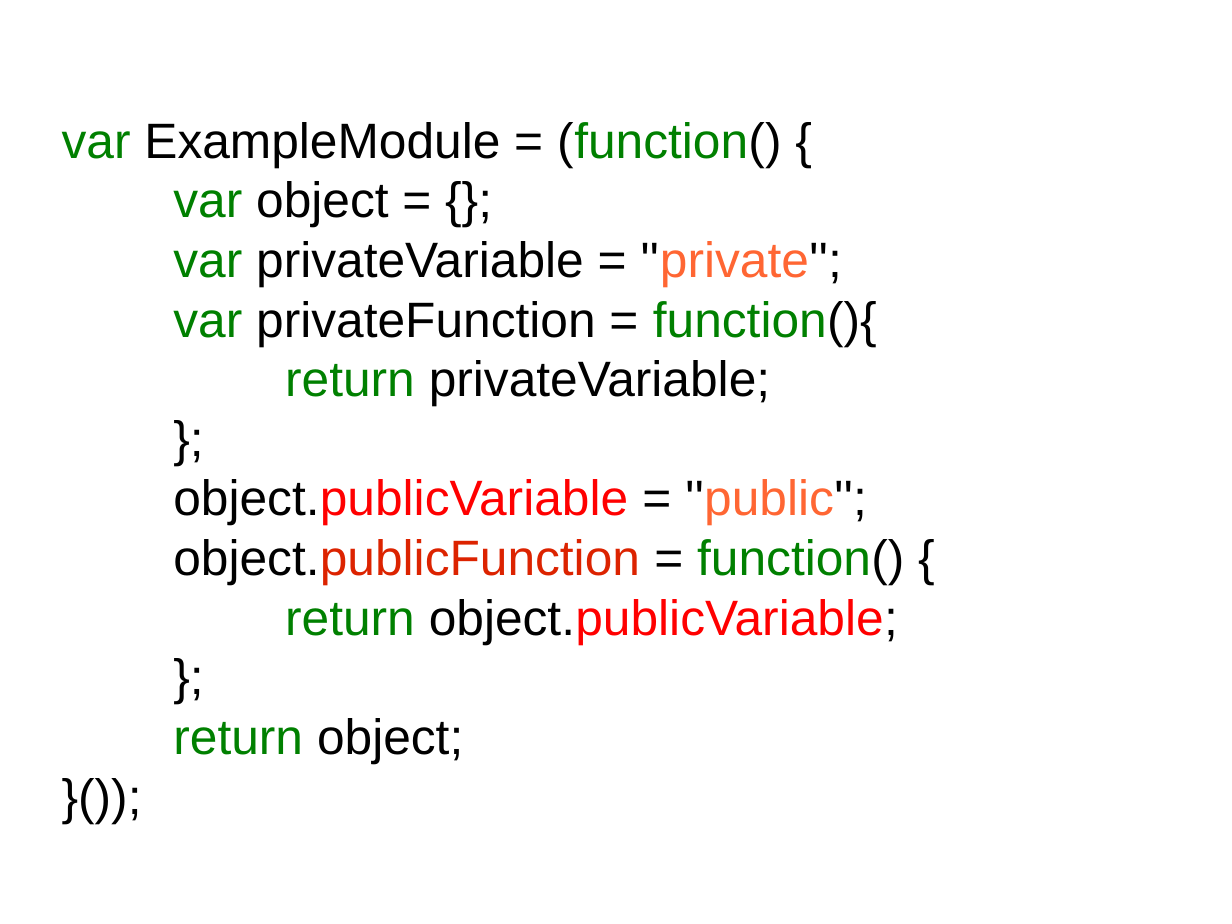
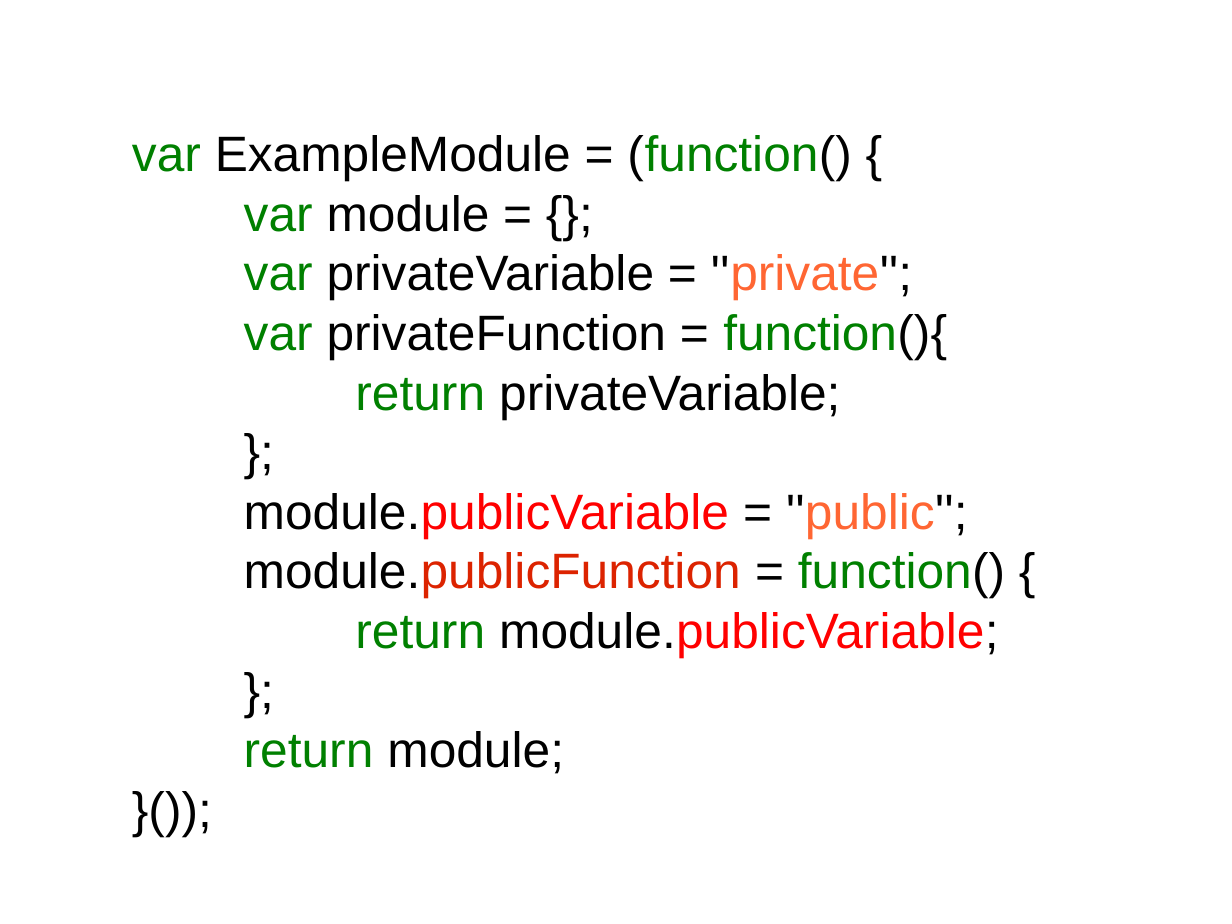
Before and after one commit to sattler/javascript-seminar-2015, a slide deck: slide 12 of presentation/Presentation.odp (slide 8 before the commit). Drawn at 1232x924 pixels with LibreOffice and Linux fonts; fonts in the diff are those of the drawing; background and template pictures are left out. Boxes give left, top, right and bottom in pixels: in the first picture for what was removed or moved away, otherwise in the second. Text is boxed around its words. In the diff, an @@ line names an element or a change of style, - is before the commit and + after.

Commit message:
Updated presentation

```diff
--- a/presentation/Presentation.odp
+++ b/presentation/Presentation.odp
@@ text "var ExampleModule = (function() {": place and size @@
-text "var ExampleModule = (function() {" at [62, 122, 904, 764]
+text "var ExampleModule = (function() {" at [132, 135, 1005, 774]
@@ text at [244, 195, 490, 232]: text changed @@
-var object = {};
+var module = {};
@@ text at [244, 493, 1005, 658]: text changed @@
-object.publicVariable = ''public'';
-object.publicFunction = function() {
-return object.publicVariable;
+module.publicVariable = ''public'';
+module.publicFunction = function() {
+return module.publicVariable;
@@ text at [244, 731, 564, 774]: text changed @@
-return object;
+return module;
```
Also in this commit, not shown: 11 other slides changed, 1 slide added, 1 slide removed.
